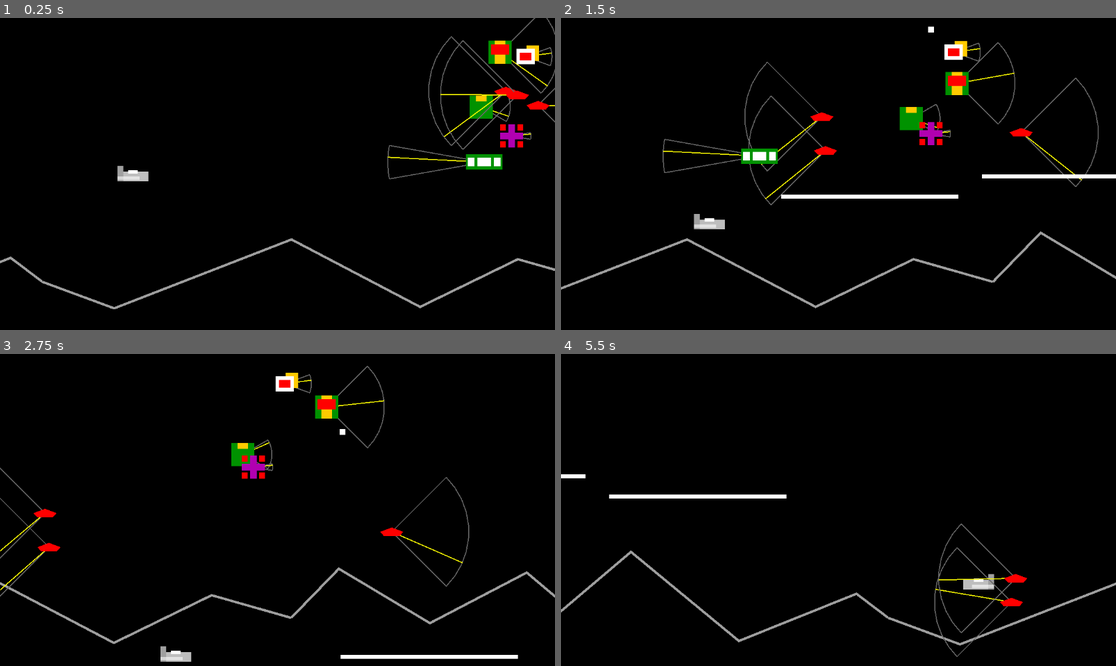
Above: before the commit, frames 1-4 (two rows, left to right).
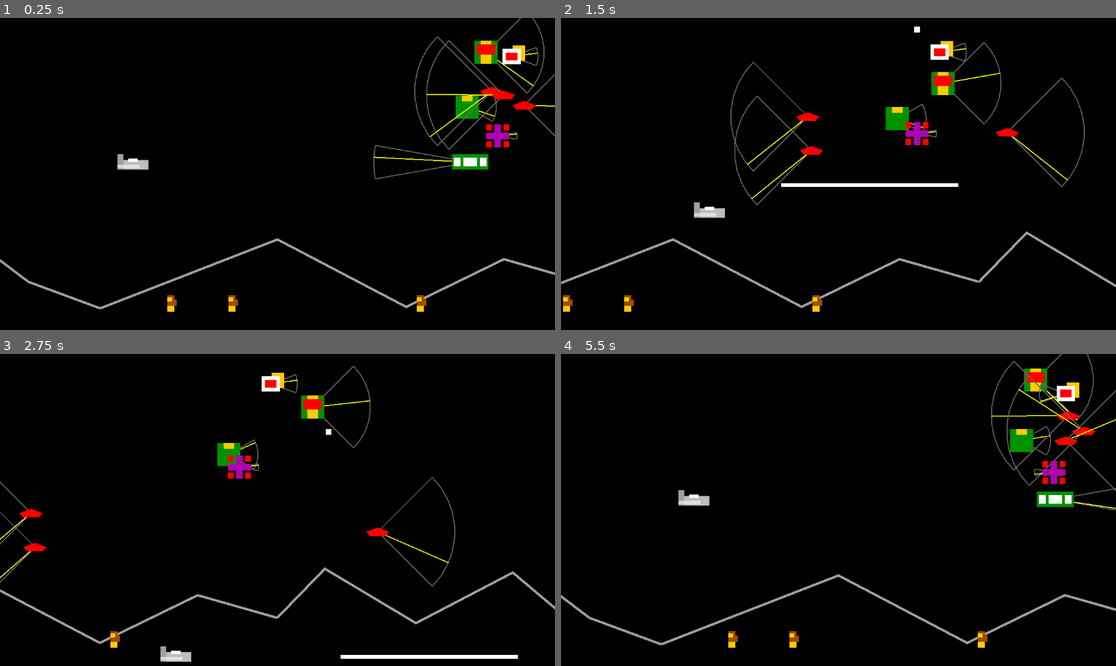
Above: after the commit, the same moments.

Repository: Toxe/godot-defender-clone
Game: Godot game, scene res://scenes/levels/main.tscn
Same seed, same stepped clock (60 frames per second), same inputs: the game is played once before the commit and once after it.
Inputs:
- Up to frame 1 (0.25 s): no input
- Up to frame 2 (1.5 s): hold Right (move_right) 0.53-1.28 s; tap Space (fire) at 0.6, 1.35 s; hold Down (move_down) from 1.28 s (still down)
- Up to frame 3 (2.75 s): release Down (move_down) at 2.03 s; hold Right (move_right) from 2.03 s (still down); tap Space (fire) at 2.1 s
- Up to frame 4 (5.5 s): release Right (move_right) at 2.78 s; hold Up (move_up) 2.78-3.53 s; tap Space (fire) every 0.75 s from 2.85 to 5.1 s; hold Left (move_left) 3.53-5.03 s; hold Down (move_down) from 5.03 s (still down)

The runs differ from the first frame. In frame 1, 6.2% of the frame differs, in the area x 0-100%, y 0-95%; in frame 2, 8.0%, in the area x 0-100%, y 2-95%; in frame 3, 5.3%; in frame 4, 6.0%.

Commit message:
Add a couple of humans to the level

Diff:
--- a/G01_Defender/scenes/levels/main.tscn
+++ b/G01_Defender/scenes/levels/main.tscn
@@ -11,6 +11,7 @@
 [ext_resource type="PackedScene" uid="uid://dd0hlvdakdx6j" path="res://scenes/enemies/baiter.tscn" id="9_6enpe"]
 [ext_resource type="PackedScene" uid="uid://cecxlt77ef7sj" path="res://scenes/enemies/bomber.tscn" id="10_qpd2k"]
 [ext_resource type="PackedScene" uid="uid://bbf0qkjn70x4n" path="res://scenes/enemies/pod.tscn" id="11_rbwa7"]
+[ext_resource type="PackedScene" uid="uid://dmmocawjehv26" path="res://scenes/human/human.tscn" id="12_a20oh"]
 
 [node name="Main" type="Node"]
 script = ExtResource("1_gi007")
@@ -26,7 +27,7 @@
 position = Vector2(1152, 0)
 
 [node name="Player" parent="." instance=ExtResource("2_ox6bm")]
-position = Vector2(188, 323)
+position = Vector2(217, 299)
 
 [node name="Lander" parent="." instance=ExtResource("7_1s4ej")]
 position = Vector2(897, 180)
@@ -52,4 +53,13 @@
 [node name="Pod" parent="." instance=ExtResource("11_rbwa7")]
 position = Vector2(964, 246)
 
+[node name="Human1" parent="." instance=ExtResource("12_a20oh")]
+position = Vector2(296, 593)
+
+[node name="Human2" parent="." instance=ExtResource("12_a20oh")]
+position = Vector2(423, 593)
+
+[node name="Human3" parent="." instance=ExtResource("12_a20oh")]
+position = Vector2(814, 593)
+
 [connection signal="player_killed" from="Player" to="." method="_on_player_player_killed"]
Not shown: 1 places in G01_Defender/scenes/levels/main.tscn that only renumber resources
